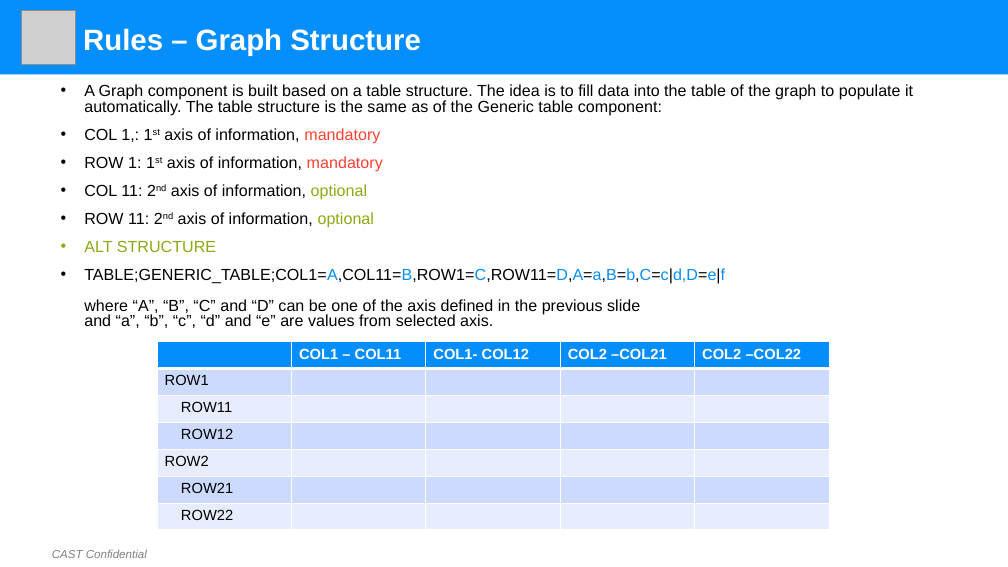
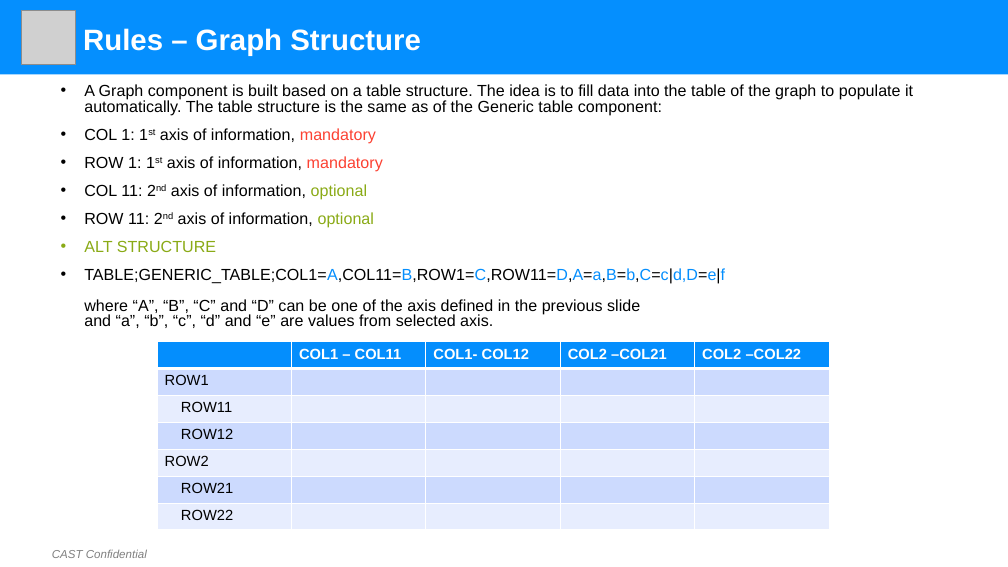
Before and after one commit to CAST-projects/ReportGenerator, a slide deck: slide 3 of CastReporting.Reporting/TemplatesFiles/Generic Graph Definition.pptx. Drawn at 1008x567 pixels with LibreOffice and Linux fonts; fonts in the diff are those of the drawing; grey boxes stand for pictures; background and template pictures are left out. Boxes give left, top, right and bottom in pixels: in the first picture for what was removed or moved away, otherwise in the second. Text is boxed around its words. In the diff, an @@ line names an element or a change of style, - is before the commit and + after.

```diff
--- a/CastReporting.Reporting/TemplatesFiles/Generic Graph Definition.pptx
+++ b/CastReporting.Reporting/TemplatesFiles/Generic Graph Definition.pptx
@@ text at [84,128,376,144]: text changed @@
-• COL 1,: 1st axis of information, mandatory
+• COL 1: 1st axis of information, mandatory
```
Also in this commit, not shown: 1 other file.
